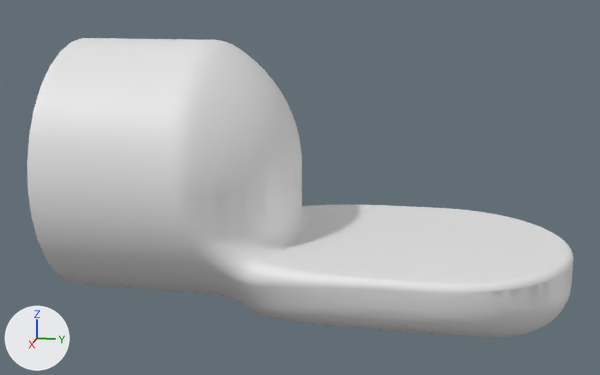
Renders of the COLLADA model irc_ros_description/meshes/igus_rebel_6dof_00/Joint3.dae from each side of a commit.
Camera for both pictures: a 50 mm camera at (0.3265, 0.0086, 0.0746) aimed at (0.0026, -0.0562, -0.0064). The lights are fixed; the arrows at lower left show +X, +Y and +Z. The first picture is the older version. Vertices at exactly the same position are counted once.

The scene before the commit, as lines of its bpy script (objects in view):
```python
me_mesh_1 = bpy.data.meshes.new('Mesh-1')
me_mesh_1.from_pydata(...)  # 5354 vertices, 10699 faces; spans x -0.052..0.052, y -0.149..0.053, z -0.057..0.052
ob_object_1 = bpy.data.objects.new('Object-1', me_mesh_1)
ob_object_1.location = (0.0, 0.0, 0.0)
```
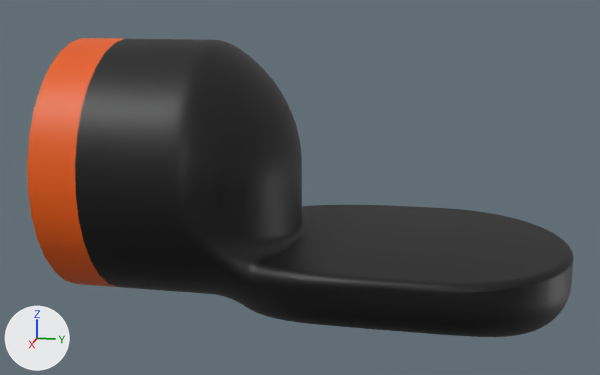
The newer file is also turned or shifted as a whole; pictures and numbers use the older file's frame.

What the commit changed:
Material 'Material.009' (mat_material_009) is new.
Its base color is (0.799, 0.105, 0.0) (orange #e75b00).
Material 'Material.008' (mat_material_008) is new.
Its base color is (0.0, 0.0, 0.0) (black #000000).
me_mesh_1 is used by ob_object_1; location (0.0, 0.0, 0.0).
me_mesh_1 had 5354 vertices, 10699 faces and spanned x -0.052..0.052, y -0.149..0.053, z -0.057..0.052.
me_mesh_1 now has 5341 vertices, 10699 faces and spans x -0.052..0.052, y -0.149..0.053, z -0.057..0.052.
Part 1, on me_mesh_1:
13 vertices are removed from x -0.052..0.052, y -0.149..-0.096, z -0.052..0.052.
66 faces are deleted.
53 new faces join them, mat_material_008 (black #000000).
13 new faces join them, mat_material_009 (orange #e75b00).
me_mesh_1 part 2: 10573 faces spanning x -0.052..0.052, y -0.149..0.053, z -0.057..0.052 switch from no material to mat_material_008 (black #000000).
me_mesh_1 part 3: 51 faces spanning x -0.051..0.051, y -0.149..-0.13, z -0.052..0.052 switch from no material to mat_material_009 (orange #e75b00).
Other edits to the shape of me_mesh_1 do not show in these pictures.

Where the change shows, as pixel boxes [x1, y1, x2, y2] in the pictures (600 x 375 px; the box of a moved part takes in the faces that stretch with it):
part 1 of me_mesh_1, moved or reshaped
    both: [27, 38, 193, 224]
part 2 of me_mesh_1, recoloured (white to black)
    both: [75, 39, 574, 337]
part 3 of me_mesh_1, recoloured (white to orange)
    both: [27, 42, 116, 287]
